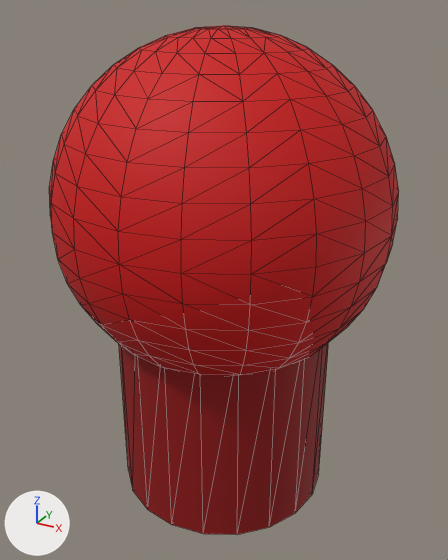
One commit to the COLLADA model data/artest.dae: the scene before it, then after it.
One viewpoint serves both versions: a camera (50 mm lens) standing at (0.0171, -0.031, 0.0109) and looking at (0.0001, -0.0001, -0.0046). Lighting does not change. The marker at lower left points along +X, +Y and +Z. Mesh edges are drawn as thin lines. Where no turn or scale is listed for an object, it has been applied to the vertices.
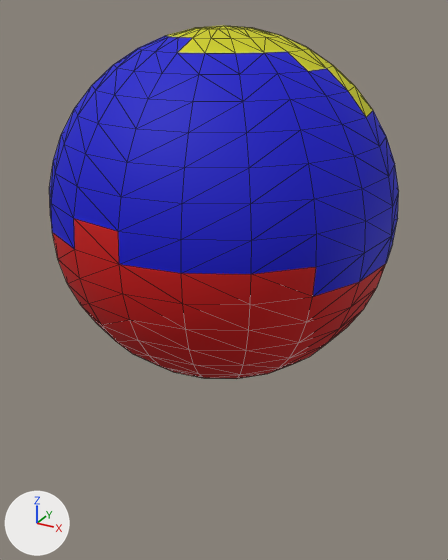
Location of each change, [x1, y1, x2, y2] in pixels of the pictures (448 x 560 px):
'pCylinder1', deleted (red): before [119, 342, 329, 535]
part 1 of me_psphere1mesh, recoloured (red to yellow): [166, 26, 373, 117] in both
part 2 of me_psphere1mesh, recoloured (red to blue): [49, 36, 399, 296] in both

Patch to the scene script:
```diff
--- a/data/artest.dae.py
+++ b/data/artest.dae.py
@@ mat_blinn3 @@
+mat_blinn3 = principled_material('blinn3')
+mat_blinn3.base_color = (0.0, 0.0, 0.604)  # blue #0000cc
+mat_blinn3.roughness = 0.7
@@ mat_blinn4 @@
+mat_blinn4 = principled_material('blinn4')
+mat_blinn4.base_color = (0.604, 0.604, 0.0)  # yellow #cccc00
+mat_blinn4.roughness = 0.7
@@ me_psphere1mesh @@
 me_psphere1mesh.from_pydata(...)  # 382 vertices, 760 faces; spans x -0.01..0.01, y -0.01..0.01, z -0.01..0.01
 # used by ob_psphere1; location = (0.0, 0.0, 0.0)
+# me_psphere1mesh part 1: 242 faces spanning x -0.0067..0.0081, y -0.0045..0.0095, z -0.01..0.01 switch from mat_blinn1 (red #cc0000) to mat_blinn4 (yellow #cccc00)
+# me_psphere1mesh part 2: 212 faces spanning x -0.0081..0.01, y -0.01..0.01, z -0.0031..0.0095 switch from mat_blinn1 (red #cc0000) to mat_blinn3 (blue #0000cc)
@@ ob_pcylinder1 @@
-ob_pcylinder1 = bpy.data.objects.new('pCylinder1', me_pcylinder1mesh)
-ob_pcylinder1.location = (0.0, 0.0, -0.01207)
```
